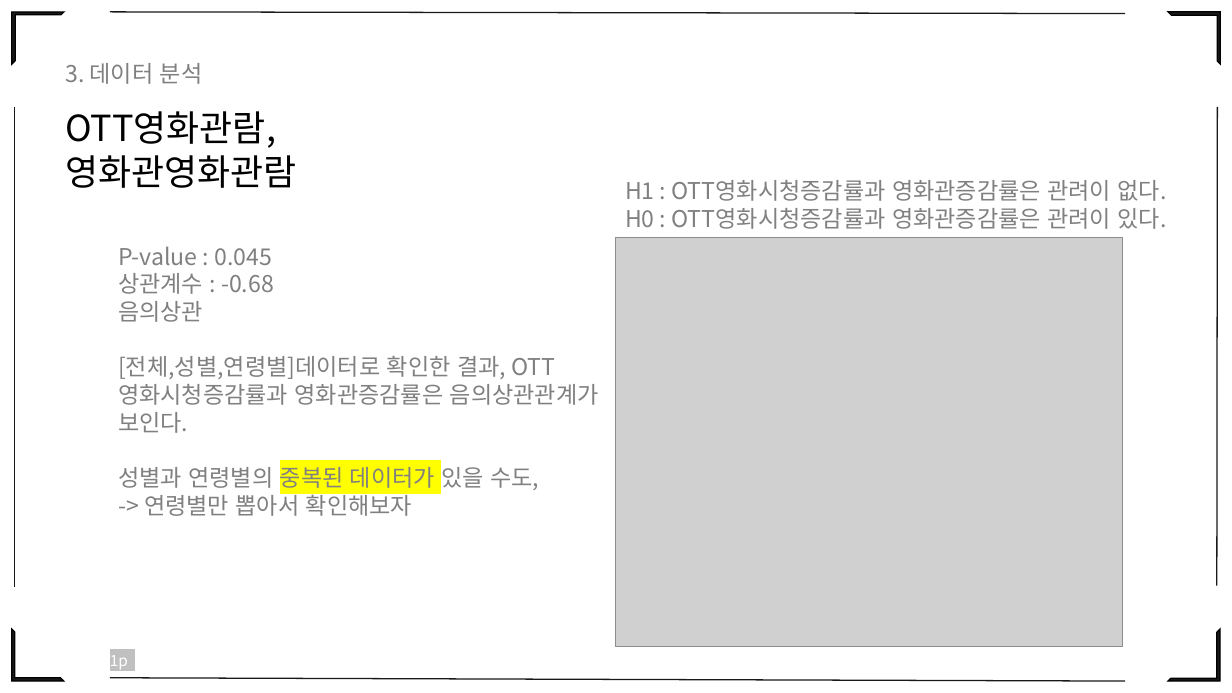
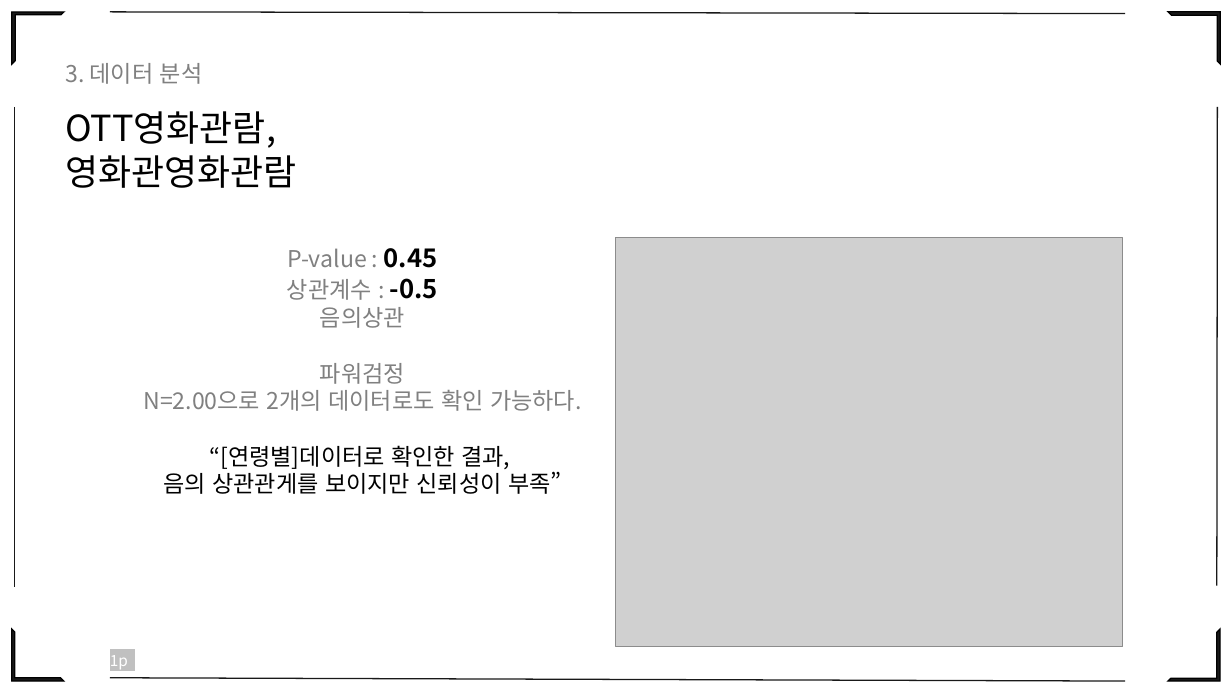
Before and after one commit to eesomin/midproject, a slide deck: slide 38 of jdh1/PPT_0_TEAM2.pptx (slide 37 before the commit). Drawn at 1232x693 pixels with LibreOffice and Linux fonts; fonts in the diff are those of the drawing; grey boxes stand for pictures. Boxes give left, top, right and bottom in pixels: in the first picture for what was removed or moved away, otherwise in the second. Text is boxed around its words. In the diff, an @@ line names an element or a change of style, - is before the commit and + after.

Commit message:
30일 ppt최신 업데이트

```diff
--- a/jdh1/PPT_0_TEAM2.pptx
+++ b/jdh1/PPT_0_TEAM2.pptx
@@ text removed at (x1=625, y1=180, x2=1167, y2=229) @@
-H1 : OTT영화시청증감률과 영화관증감률은 관려이 없다.
-H0 : OTT영화시청증감률과 영화관증감률은 관려이 있다.
@@ text at (x1=287, y1=248, x2=438, y2=300): text changed @@
-P-value : 0.045
-상관계수 : -0.68
+P-value : 0.45
+상관계수 : -0.5
@@ text at (x1=320, y1=307, x2=405, y2=328): alignment left to centre @@
@@ text at (x1=143, y1=363, x2=581, y2=494): text changed; text colour #808080 to #000000 @@
-[전체,성별,연령별]데이터로 확인한 결과, OTT영화시청증감률과 영화관증감률은 음의상관관계가 보인다.
-성별과 연령별의 중복된 데이터가 있을 수도,
--> 연령별만 뽑아서 확인해보자
+파워검정
+N=2.00으로 2개의 데이터로도 확인 가능하다.
+“[연령별]데이터로 확인한 결과,
+음의 상관관게를 보이지만 신뢰성이 부족”
```
Also in this commit, not shown: 37 other slides changed, 6 slides added, 3 slides removed, 1 other file.
